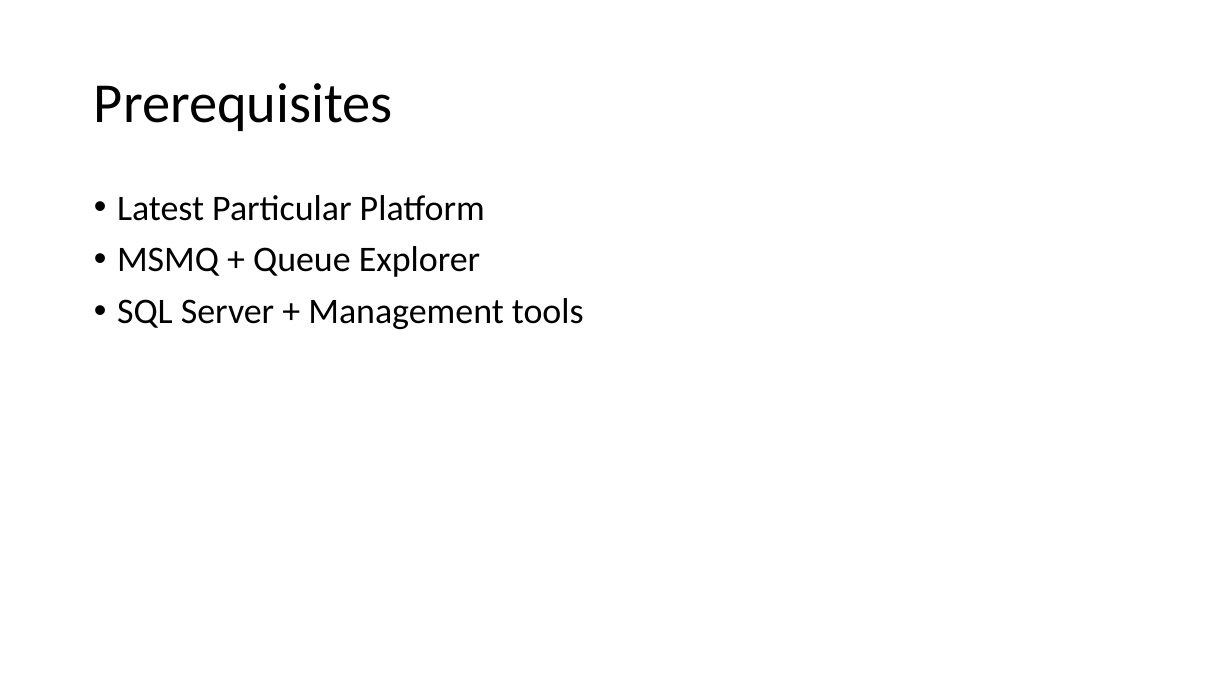
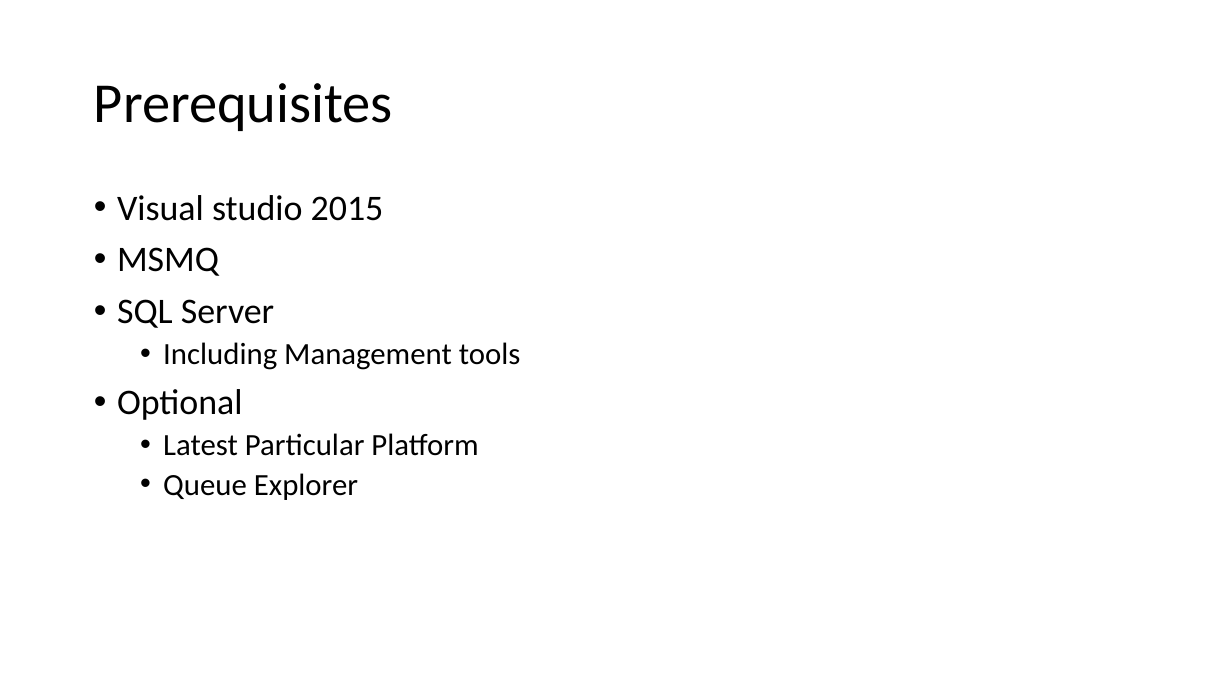
Before and after one commit to Particular/SagaMasterClass, a slide deck: slide 3 of SagaMasterClass.pptx. Drawn at 1232x693 pixels with LibreOffice and Linux fonts; fonts in the diff are those of the drawing. Boxes give left, top, right and bottom in pixels: in the first picture for what was removed or moved away, otherwise in the second. Text is boxed around its words. In the diff, an @@ line names an element or a change of style, - is before the commit and + after.

```diff
--- a/SagaMasterClass.pptx
+++ b/SagaMasterClass.pptx
@@ text at <box>117,195,521,420</box>: paragraphs added @@
+• Visual studio 2015
+• MSMQ
+• SQL Server
+  • Including Management tools
+• Optional
@@ text at <box>163,433,478,456</box>: size 28 to 24 pt in "Latest Particular Platform"; list level 1 to 2 in "Latest Particular Platform" @@
@@ text at <box>163,473,358,500</box>: text changed; size 28 to 24 pt @@
-• MSMQ + Queue Explorer
-• SQL Server + Management tools
+  • Queue Explorer
```
Also in this commit, not shown: 4 other slides changed, 3 slides added, 1 slide removed.
